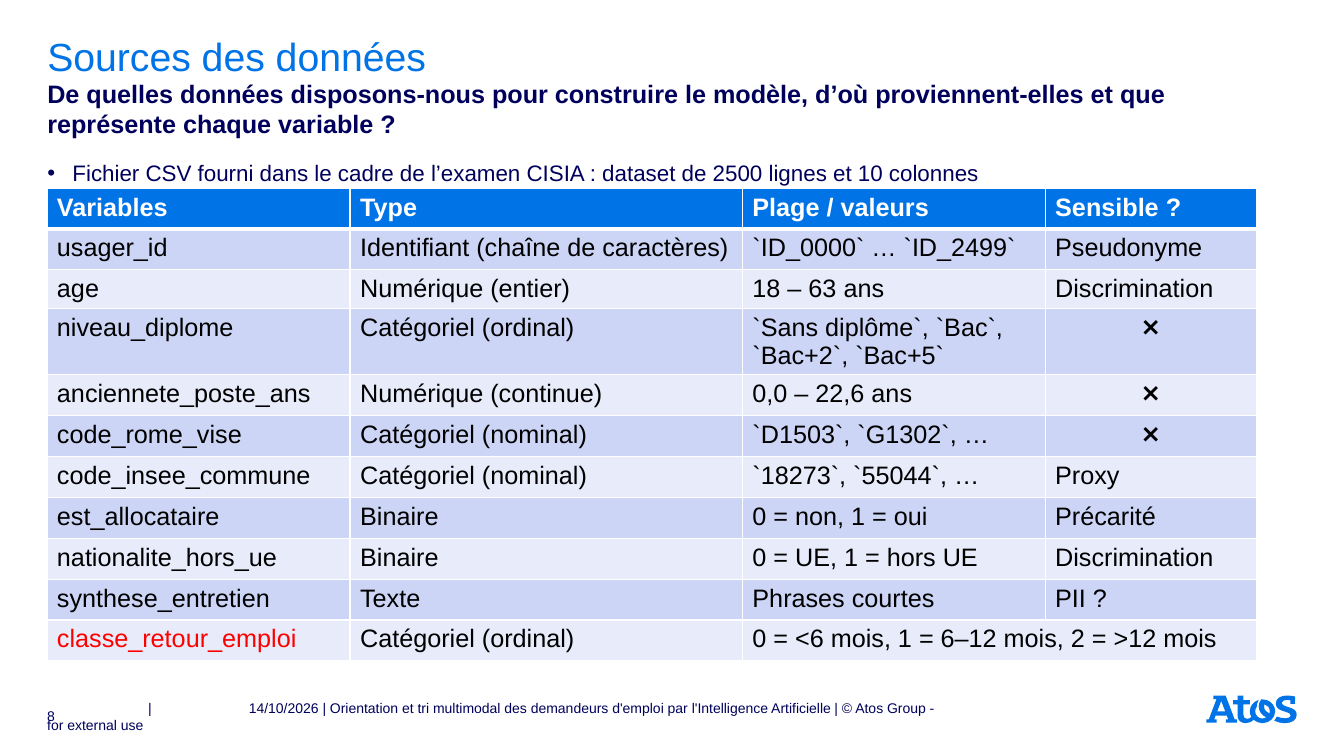
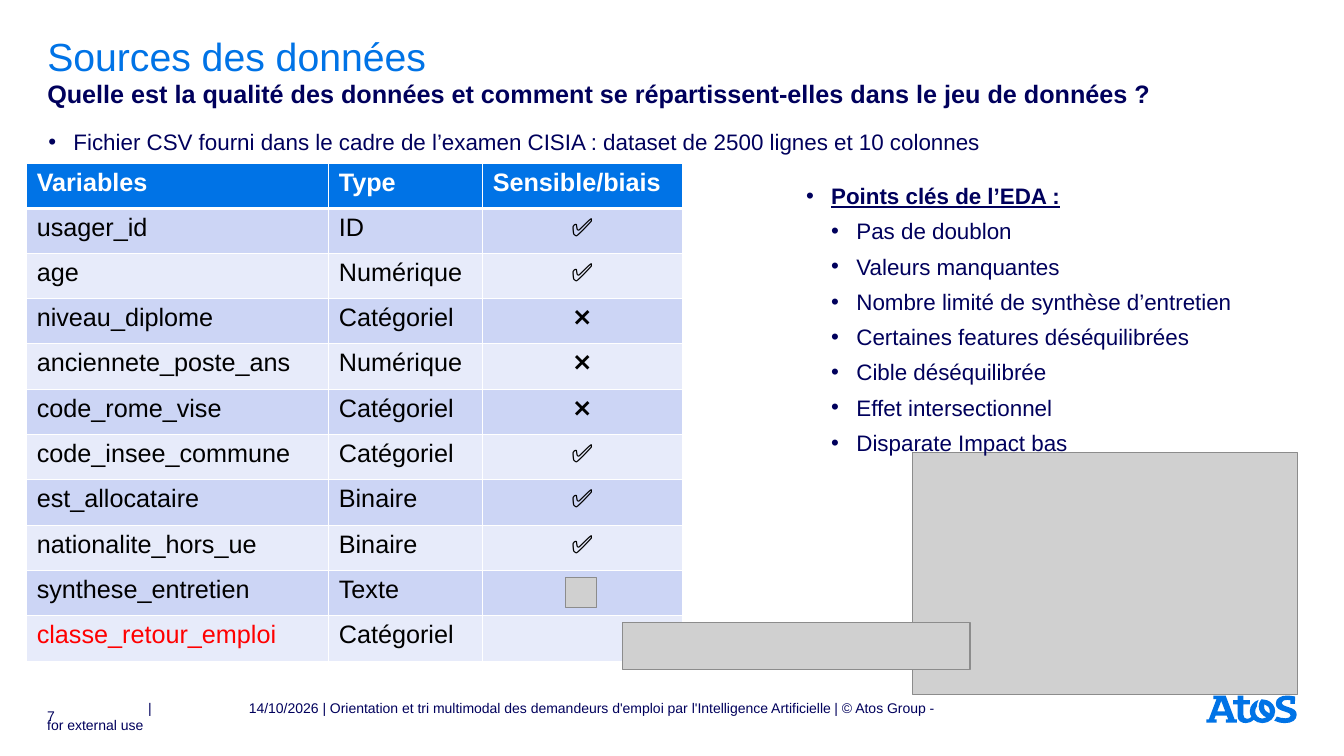
Before and after one commit to rbatos/Cas_usage_certif, a slide deck: slide 7 of presentation/Support_soutenance_certif.pptx (slide 8 before the commit). Drawn at 1344x756 pixels with LibreOffice and Linux fonts; fonts in the diff are those of the drawing; grey boxes stand for pictures. Boxes give left, top, right and bottom in pixels: in the first picture for what was removed or moved away, otherwise in the second. Text is boxed around its words. In the diff, an @@ line names an element or a change of style, - is before the commit and + after.

Commit message:
Docs(Presentation) Correction du spport de présentation qui n'était pas terrible et trop long + petite correction sur le notebook pour remonter l'ajout de S1 hybride dans le chapitre 5.2 pour l'avoir lors de la première validation croisée et non qu'à partir des modifications des hyperparametres

```diff
--- a/presentation/Support_soutenance_certif.pptx
+++ b/presentation/Support_soutenance_certif.pptx
@@ text at [47,84,1128,109]: text changed @@
-De quelles données disposons-nous pour construire le modèle, d’où proviennent-elles et que représente chaque variable ?
+Quelle est la qualité des données et comment se répartissent-elles dans le jeu de données ?
@@ text "Fichier CSV fourni dans le ...": place and size @@
-text "Fichier CSV fourni dans le ..." at [72,164,978,186]
+text "Fichier CSV fourni dans le ..." at [73,133,979,155]
@@ table at [27,163,684,661] @@
-column 2: Type | Identifiant (chaîne de caractères) | Numérique (entier) | Catégoriel (ordinal) | Numérique (continue) | Catégoriel (nominal) | Catégoriel (nominal) | Binaire | Binaire | Texte | Catégoriel (ordinal)
-column 3: Plage / valeurs | `ID_0000` … `ID_2499` | 18 – 63 ans | `Sans diplôme`, `Bac`, `Bac+2`, `Bac+5` | 0,0 – 22,6 ans | `D1503`, `G1302`, … | `18273`, `55044`, … | 0 = non, 1 = oui | 0 = UE, 1 = hors UE | Phrases courtes | 0 = <6 mois, 1 = 6–12 mois, 2 = >12 mois
-column 4: Sensible ? | Pseudonyme | Discrimination | ❌ | ❌ | ❌ | Proxy | Précarité | Discrimination | PII ? | 
+column 2: Type | ID | Numérique | Catégoriel | Numérique | Catégoriel | Catégoriel | Binaire | Binaire | Texte | Catégoriel
+column 3: Sensible/biais | ✅ | ✅ | ❌ | ❌ | ❌ | ✅ | ✅ | ✅ |  | 
@@ table: place and size @@
-table at [47,189,1257,697]
+table at [27,163,684,661]
@@ text added at [831,187,1231,385], 16 pt, text #00005C @@
+• Points clés de l’EDA :
+  • Pas de doublon
+  • Valeurs manquantes
+  • Nombre limité de synthèse d’entretien
+  • Certaines features déséquilibrées
+  • Cible déséquilibrée
+  • Effet intersectionnel
+  • Disparate Impact bas
@@ picture added at [912,453,1298,695] @@
@@ picture added at [566,578,596,608] @@
@@ picture added at [622,623,970,669] @@
@@ page number at [47,711,55,725]: text changed @@
-8
+7
```
Also in this commit, not shown: 25 other slides changed, 18 slides removed, 2 other files.
